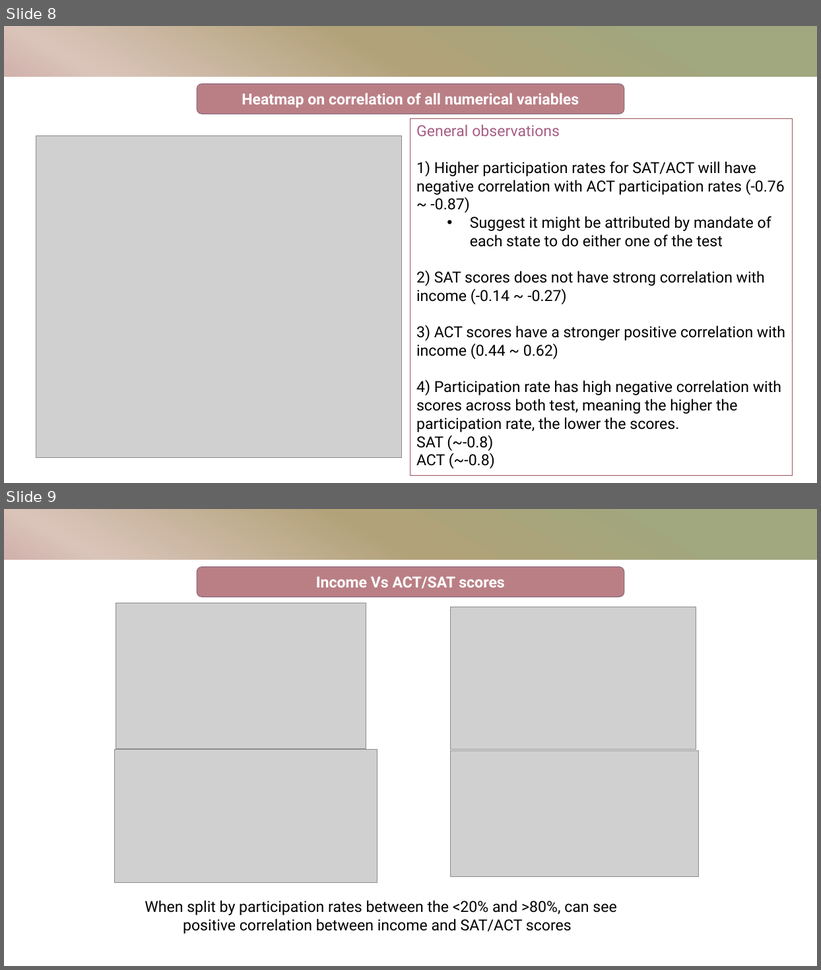
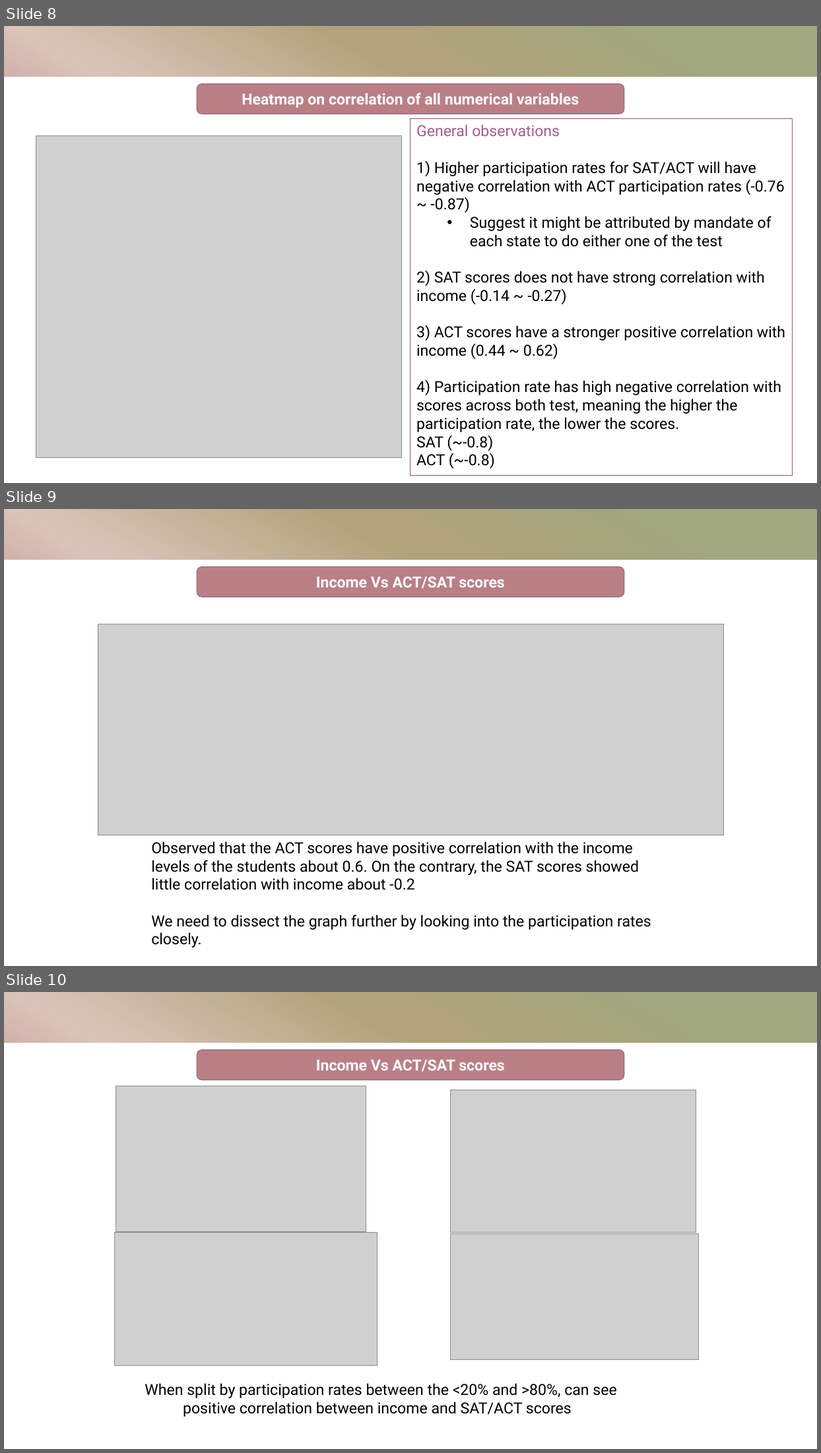
Before and after one commit to DS-GitHub2022/GA-Projects, a slide deck: Project 1/Presentation.pptx. Shown one above the other, each under a label of ours: slides 8 and 9 before the commit, slides 8, 9 and 10 after it. The pictures are 821x970 and 821x1453 pixels, drawn with LibreOffice and Linux fonts; fonts in the diff are those of the drawing; grey boxes stand for pictures. Boxes give left, top, right and bottom in pixels: in the first picture for what was removed or moved away, otherwise in the second. Text is boxed around its words. In the diff, an @@ line names an element or a change of style, - is before the commit and + after.

Commit message:
edit ppt

```diff
--- a/Project 1/Presentation.pptx
+++ b/Project 1/Presentation.pptx
@@ slide 9 added at (4, 509, 817, 966), background #FFFFFF; not listed: 1 template element that a slide beside it also shows @@
@@ freeform shape added at (4, 509, 817, 916), fill gradient #A1A77E to #B2A279 to #DAC4BA to #BA7F85 to #C696AF @@
@@ rectangle added at (4, 509, 817, 966), fill #FFFFFF @@
@@ rectangle added at (4, 509, 817, 966), fill gradient #A1A77E to #B2A279 to #DAC4BA to #BA7F85 to #C696AF @@
@@ rectangle added at (4, 560, 817, 966), fill #FFFFFF @@
@@ rounded rectangle added at (197, 567, 624, 597), fill #BA7F85, outline #926F81 1 pt, 18 pt, text #FFFFFF, bold @@
+Income Vs ACT/SAT scores
@@ picture added at (98, 625, 724, 836) @@
@@ text added at (151, 842, 651, 948), 18 pt, text #000000 @@
+Observed that the ACT scores have positive correlation with the income levels of the students about 0.6. On the contrary, the SAT scores showed little correlation with income about -0.2
+We need to dissect the graph further by looking into the participation rates closely.
@@ what was slide 9 is now slide 10 @@
```
Also in this commit, not shown: 1 other file.
